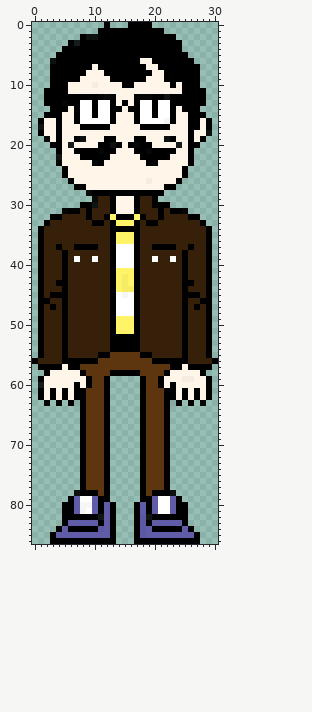
Sprite sheet -- resources/hipsterdadtest2.png. The picture above is the old version.
The file is 31x87 pixels. Pixels under 10% opacity are left out. Colours within 5 levels of each other are drawn and written as one.
After the commit:
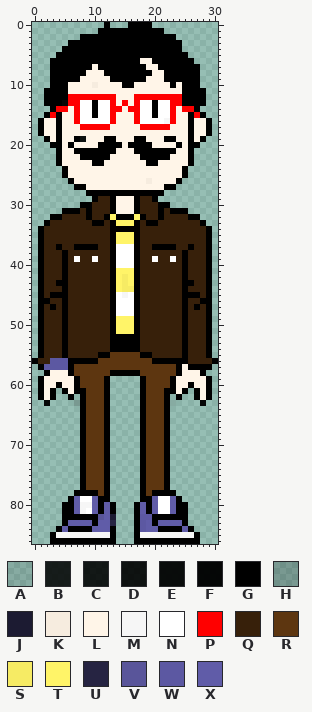
Palette (. is transparent): A #0000001a  B #000000d9  C #000000df  D #000000e6  E #000000ef  F #000000f6  G #000000  H #00000031  J #1c1b32  K #f6ecdf  L #fff5e8  M #f6f6f6  N #ffffff  P #ff0000  Q #37200a  R #5d3610  S #f6eb64  T #fff468  U #262442  V #58549afc  W #5c58a2  X #605ca8
Edits made:
y 2: x 9..10 DD -> GG
y 3: x 7 B -> G
y 6: x 3 D -> G
y 12: x 6..13 GGGGGFEF -> PPPPPPPP; x 17..24 FFFGGDGG -> PPPPPPPP
y 13: x 6..7 GG -> PP; x 13 G -> P; x 15 G -> P; x 17 G -> P; x 23..24 GG -> PP
y 14: x 4..5 GG -> PP; x 7 G -> P; x 13..14 GG -> PP; x 16..17 GG -> PP; x 23 G -> P; x 25..26 GG -> PP
y 15: x 3 G -> P; x 7 G -> P; x 13 G -> P; x 17 G -> P; x 23 G -> P; x 27 G -> P
y 16: x 7 G -> P; x 13 G -> P; x 17 G -> P; x 23 G -> P; x 27 G -> L
y 17: x 1 D -> G; x 8..12 GGGGG -> PPPPP; x 18..22 GGGGG -> PPPPP; x 27 G -> L
y 18: x 29 D -> G
y 19: x 2 E -> G; x 22 D -> G
y 20: x 6 B -> G; x 13 D -> G; x 17 F -> G; x 24 B -> G
y 21: x 11 F -> G; x 19 F -> G
y 22: x 4 D -> G
y 23: x 10 F -> G; x 20 F -> G
y 28: x 9 E -> G
y 29: x 10 E -> G
y 30: x 10 D -> Q; x 20 G -> Q
y 31: x 5 F -> G; x 25 F -> G
y 56: x 3..5 QQG -> WWW
y 57: x 2..5 GGGL -> WWWW; x 7 G -> R; x 23 G -> R
y 58: x 6..8 LLG -> GRR; x 22..24 GLL -> RRG
y 59: x 7..9 LLG -> GRR; x 21..23 GLL -> RRG; x 25..26 KK -> LL
y 60: x 1 B -> G; x 4 L -> G; x 8..9 LG -> RR; x 21..22 GL -> RR; x 26 L -> G
y 61: x 4 L -> .; x 26 L -> .
y 62: x 4..7 LGLG -> ..G.; x 23..26 GLGL -> .G..
y 63: x 4 G -> .; x 6..7 GA -> .H; x 24 G -> .; x 26 G -> .
y 78: x 7 D -> G; x 23 D -> G
y 82: x 11 C -> V; x 13 G -> J; x 19 C -> W
y 83: x 10..11 XG -> GX; x 13 G -> U; x 19..20 GX -> XG
y 84: x 10..11 GW -> XX; x 20 G -> X
y 85: x 4..12 XXXXXXXXX -> MMMMMMMMM; x 18..26 WXXXXXXXX -> MMMMMMMMM
